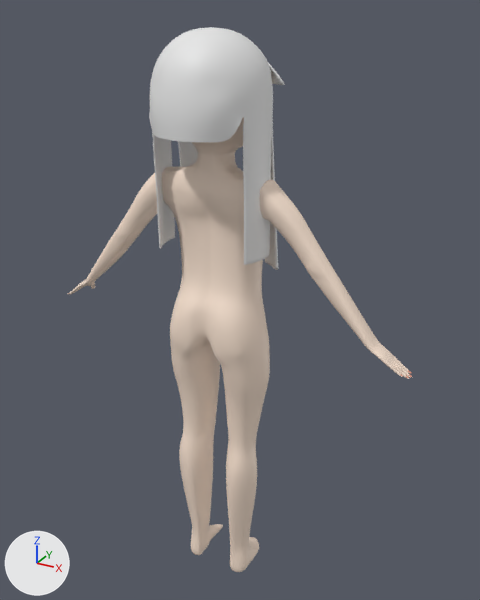
What one commit did to the Blender file body.blend.
The view is the same before and after, from a 50 mm lens placed at (0.853, -1.446, 1.639), pointed at (0.038, 0.035, 0.898). Lighting does not change. The marker at lower left points along +X, +Y and +Z.

Names of what the first picture shows: 'Hair', 'body_skin'.
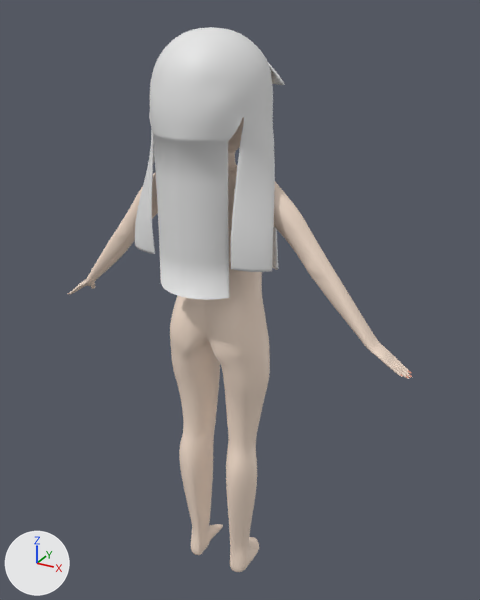
Edits to the bpy script that builds the scene:
```text
Change me_平面:
    used by ob_hair; location = (0.0, 0.11, 1.481); rotation_euler = (1.571, 0.0, 0.0), in degrees (90, 0, 0); scale = (0.02, 0.02, 0.02)
    remove me_平面.from_pydata(...)  # 379 vertices, 360 faces; spans x -7.5..0.0, y -24.0..5.9, z -0.5..14.9
    add me_平面.from_pydata(...)  # 394 vertices, 378 faces; spans x -10.3..0.2, y -24.9..5.9, z -0.5..14.9
    me_平面 part 1
    107 vertices move from x -7.5..-6.0, y -20.9..-4.1, z 5.6..10.9 to x -10.3..-5.4, y -20.9..-4.1, z 5.6..13.0
    4 vertices are added at (0.2, -5.8, 14.4), (-4.9, -5.8, 11.9), (-4.9, -24.9, 11.9), (0.2, -24.9, 14.4)
    5 new vertices lie (0.0, -19.1, 0.0) away from vertices in x -5.1..0.0, y -5.8, z 12.4..14.9
    6 new vertices lie (0.3, 0.0, -0.5) away from vertices in x -3.9..-1.8, y -24.9..-5.8, z 13.6..14.7
    6 new faces join them
    12 new faces join them, smooth
```

Pixel boxes (x1, y1, x2, y2) of what changed, in the pictures (480 x 600 px):
'Hair', reshaped (10% wider, 12% taller)
    before: (149, 27, 285, 270)
    after: (135, 27, 285, 300)
part 1 of me_平面, built on
    before: (152, 128, 272, 265)
    after: (135, 128, 275, 300)
